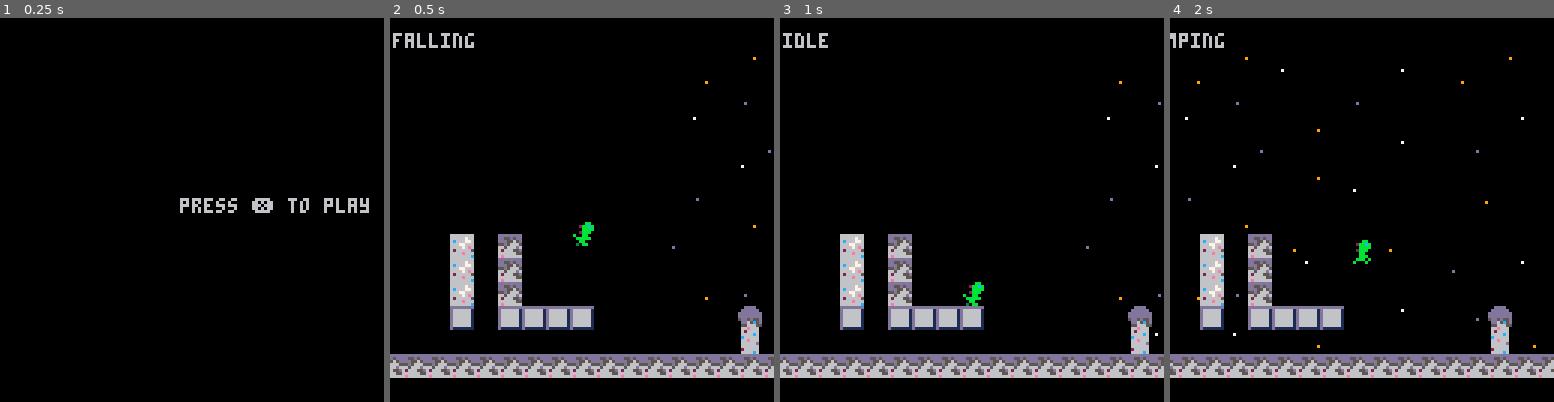
Above: before the commit, frames 1-4 (left to right).
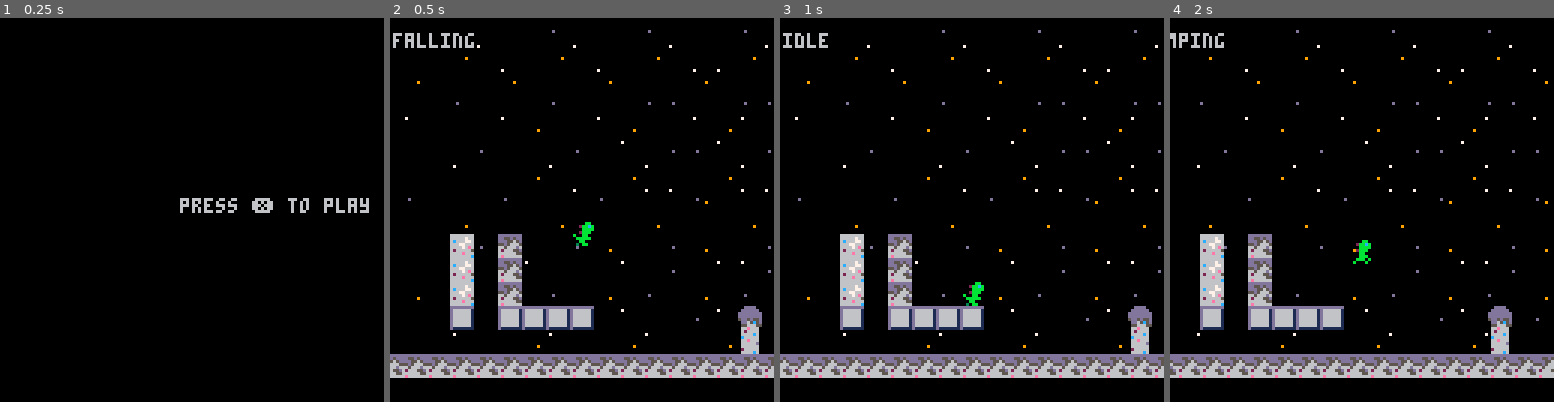
Above: after the commit, the same moments.

Repository: barddev/moonshot
Game: PICO-8 cartridge moonshot.p8
Two runs of this game, one before a commit and one after it. Both use one fixed random seed, a clock stepped at 60 frames per second and the inputs below.
Inputs:
- Up to frame 1 (0.25 s): no input
- Up to frame 2 (0.5 s): tap X (X key) at 0.33 s
- Up to frame 3 (1 s): tap O (Z key) at 0.7 s
- Up to frame 4 (2 s): tap X (X key) at 1.07, 1.85 s; hold Right from 1.6 s (still down); tap O (Z key) at 1.7 s

Frame 1 is identical in both runs. In frame 2, 0.5% of the frame differs, in the area x 3-100%, y 3-86%; in frame 3, 0.6%; in frame 4, 0.8%, in the area x 3-99%, y 3-86%.

Commit message:
parallax implemented.

Diff:
--- a/moonshot.p8
+++ b/moonshot.p8
@@ -93,9 +93,11 @@
 --game
 --the main game
 function game_update()
- background_update()
+
  player_update()
  player_animate()
+
+ background_update()
  cam_update()
 end
 
@@ -265,17 +267,21 @@
 --backgroud
 
 star_x=0
-star_spd=0.1
+star_spd=0.15
 
 
 function background_update()
-   star_x-=cam_x
-   if star_x<-127 then star_x=0 end
-
+   star_x-=p.dx*star_spd
+   if star_x<-32 then end
 end
 
 function background_draw()
-  map(0,32,star_x+128,0,16,16)
+
+		for i=0,map_end-64,32 do
+		  map(0,32,star_x+i,0,16,16)
+		end
+  --map(0,32,star_x+star_mod,0,16,16)
+  --map(0,32,star_x+star_mod+32,0,16,16)
 end
 __gfx__
 00000000000bbb0000000bb000000bb000000bb000000bb00000bb00000000000000000000000000000000000000000000000000000000000000000000000000
@@ -334,21 +340,21 @@
 00000000000000000000000000000000000000000000000000000000000000000000000000000000000000000000000000000000000000000000000000000000
 00000000000000000000000000000000000000000000000000000000000000000000000000000000000000000000000000000000000000000000000000000000
 00000000000000000000000000000000000000000000000000000000000000000000000000000000000000000000000000000000000000000000000000000000
-00000000000000000000000000000000000000000000000000000000000000000000000000000000000000000000000000000000000000000000000000000000
-00000000000000000000000000000000000000000000000000000000000000000000000000000000000000000000000000000000000000000000000000000000
-00000000000000000000000000000000000000000000000000000000000000000000000000000000000000000000000000000000000000000000000000000000
-00000000000000000000000000000000000000000000000000000000000000000000000000000000000000000000000000000000000000000000000000000000
-00000000000000000000000000000000000000000000000000000000000000000000000000000000000000000000000000000000000000000000000000000000
-00000000000000000000000000000000000000000000000000000000000000000000000000000000000000000000000000000000000000000000000000000000
-00000000000000000000000000000000000000000000000000000000000000000000000000000000000000000000000000000000000000000000000000000000
-00000000000000000000000000000000000000000000000000000000000000000000000000000000000000000000000000000000000000000000000000000000
-00000000000000000000000000000000000000000000000000000000000000000000000000000000000000000000000000000000000000000000000000000000
-00000000000000000000000000000000000000000000000000000000000000000000000000000000000000000000000000000000000000000000000000000000
-00000005000000000000000000000500000000000000000000000000000000060000000000000000000000000000000000000000000000000000000000000000
-00000000000000000000000000000000000000000000000000000000000000000000000000000000000000000000000000000000000000000000000000000000
-00050000000400000000040005000000040000000000040000000000000000000000000000000000000000000000000000000000000000000000000000000000
-00000000000000000000000000000000000000000000000000000000000000000000000000000000000000000000000000000000000000000000000000000000
-00000006000000000600000000000000000000000000000000000004000000000000000000000000000000000000000000000000000000000000000000000000
+00000055666666665500000050000000000000050000005555000000500000000000000500000000000000000000000000000000000000000000000000000000
+00000566666666666650000065500000000005560000056665000000655000000000055600000000000000000000000000000000000000000000000000000000
+00005666666666666665000066655500005556660000566666550000655555000055555600000000000000000000000000000000000000000000000000000000
+00056666666666666666500066666555555666660005666666655000665555555555556600000000000000000000000000000000000000000000000000000000
+00056666666666666666500066666666666666660005666666665500665555555555556600000000000000000000000000000000000000000000000000000000
+00566666666666666666650066666666666666660055566666665550666665555566566600000000000000000000000000000000000000000000000000000000
+05566666666666666666655066666666666666660556556666665665666666666666666600000000000000000000000000000000000000000000000000000000
+55666666666666666666665566666666666666665566656666666665666666666666666600000000000000000000000000000000000000000000000000000000
+00000000000000060000000000000006000005000600000000050000000000000000000000000000000000000000000000000000000000000000000000000000
+00000000000000000000000000000000000000000000000000000000000000000000000000000000000000000000000000000000000000000000000000000000
+04000005000000000000000500000000000600000000000400000000000000060000000000000000000000000000000000000000000000000000000000000000
+00000000000000000000000000000000000000000000000000000000000000000000000000000000000000000000000000000000000000000000000000000000
+00050000000400000004000000000400040000000000040000000000000000000000000000000000000000000000000000000000000000000000000000000000
+00000000000000000000000000000000000000000000000000000000000000000000000000000000000000000000000000000000000000000000000000000000
+00000006000000000000000006000000000000060000000000000004000000000000000000000000000000000000000000000000000000000000000000000000
 00000000000000000000000000000000000000000000000000000000000000000000000000000000000000000000000000000000000000000000000000000000
 00040000000005000000000000000004000000000000000000000000050000000000000000000000000000000000000000000000000000000000000000000000
 00000000000000000000000000000000000000000000000000000000000000000000000000000000000000000000000000000000000000000000000000000000
@@ -356,7 +362,7 @@
 00000000000000000000000000000000000000000000000000000000000000000000000000000000000000000000000000000000000000000000000000000000
 00000004000005000000000000000000000000000000040000040000000000000000000000000000000000000000000000000000000000000000000000000000
 00000000000000000000000000000000000000000000000000000000000000000000000000000000000000000000000000000000000000000000000000000000
-00060000000000000400000000050000050000000000000000000000000500000000000000000000000000000000000000000000000000000000000000000000
+00060000000000000400000400050000050000000000000000000000000500000000000000000000000000000000000000000000000000000000000000000000
 00000000000000000000000000000000000000000000000000000000000000000000000000000000000000000000000000000000000000000000000000000000
 00000005000000000000000000000000000000000000000000000004000000000000000000000000000000000000000000000000000000000000000000000000
 00000000000000000000000000000000000000000000000000000000000000000000000000000000000000000000000000000000000000000000000000000000
@@ -368,11 +374,11 @@
 00000000000000000000000000000000000000000000000000000000000000000000000000000000000000000000000000000000000000000000000000000000
 00000000000000000000040000060000000000040000040000000000000000000000000000000000000000000000000000000000000000000000000000000000
 00000000000000000000000000000000000000000000000000000000000000000000000000000000000000000000000000000000000000000000000000000000
-00000004000005000000000000000005000600000000000000000500000400000000000000000000000000000000000000000000000000000000000000000000
-00000000000000000000000000000000000000000000000000000000000000000000000000000000000000000000000000000000000000000000000000000000
-00040000000000000000000000000000000000000000000000000000000000000000000000000000000000000000000000000000000000000000000000000000
-00000000000000000000000000000000000000000000000000000000000000000000000000000000000000000000000000000000000000000000000000000000
-00000000000000000000000000000000000000000000000000000000000000000000000000000000000000000000000000000000000000000000000000000000
+00000004000005000000000000000005000600000000000000000500000400000000000000577747270000000000000000000000000000000000000000000000
+00000000000000000000000000000000000000000000000000000000000000000000000000000000000000000000000000000000000000000000000000000000
+00040000000000000000000000000000000000000000000000000000000000000000000007171717176700000000000000000000000000000000000000000000
+00000000000000000000000000000000000000000000000000000000000000000000000000000000000000000000000000000000000000000000000000000000
+00000000000000000000000000000000000000000000000000000000000000000000005717171717171727000000000000000000000000000000000000000000
 00000000000000000000000000000000000000000000000000000000000000000000000000000000000000000000000000000000000000000000000000000000
 00000000000000000600050000000050000000000000000000000000000000000000000000000000000000000000000000000000000000000000000000000000
 00000002000000000660565000000050000000000000000000000000000000000000000000000000000000000000000000000000000000000000000000000000
